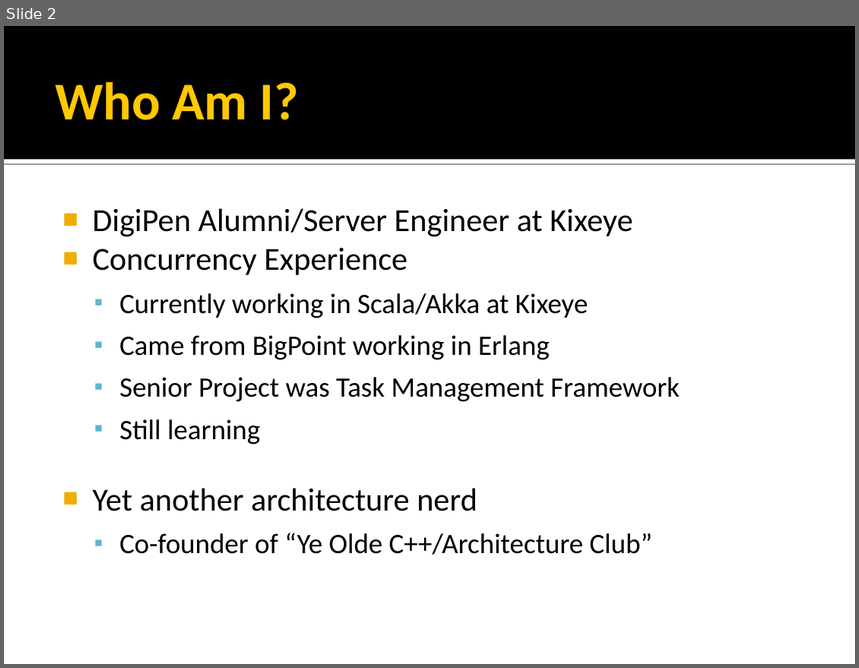
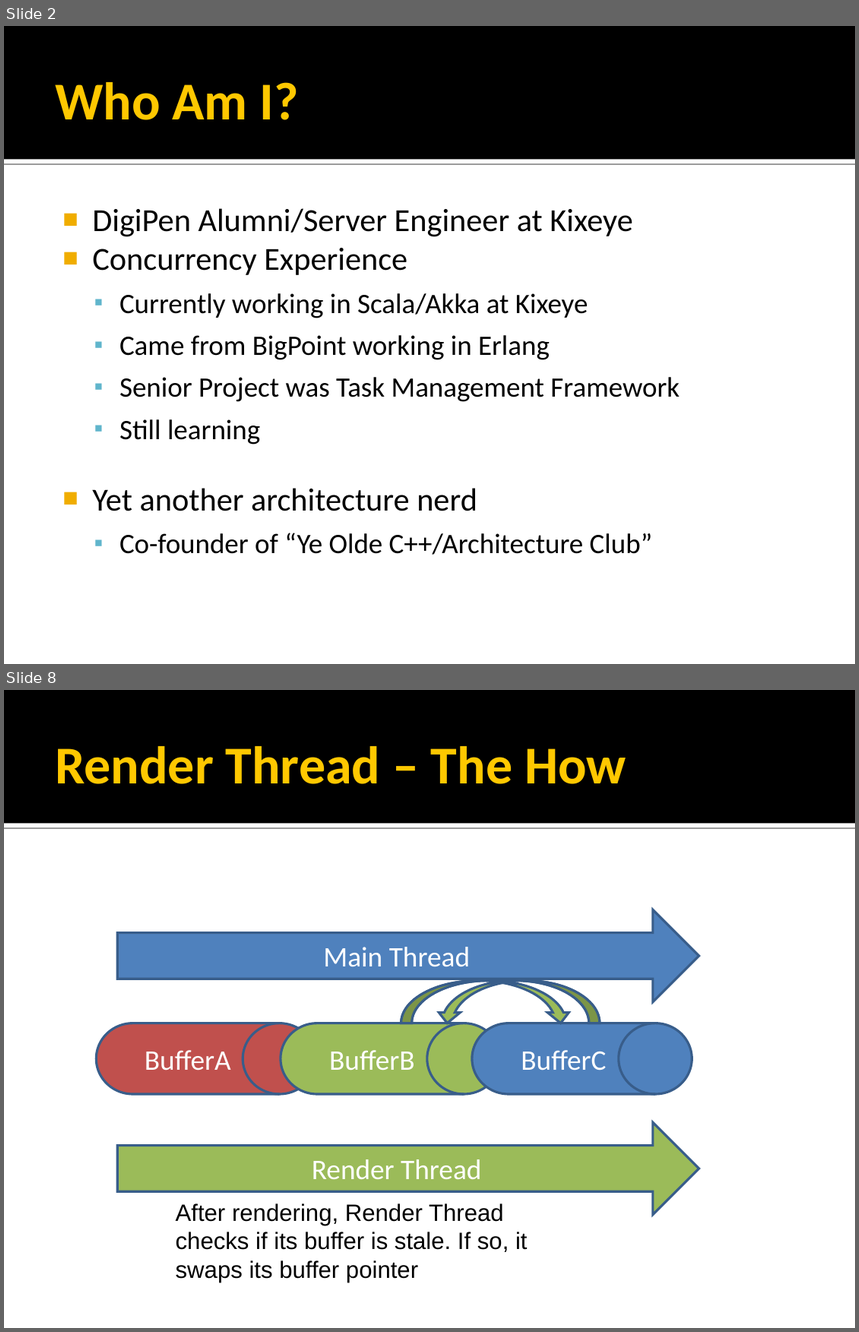
Before and after one commit to rmeisler/example_code, a slide deck: Concurrency Strategies.ppt. Shown one above the other, each under a label of ours: slide 2 before the commit, slides 2 and 8 after it; the slides between them are not shown. The pictures are 859x668 and 859x1332 pixels, drawn with LibreOffice and Linux fonts; fonts in the diff are those of the drawing. Boxes give left, top, right and bottom in pixels: in the first picture for what was removed or moved away, otherwise in the second. Text is boxed around its words. In the diff, an @@ line names an element or a change of style, - is before the commit and + after.

```diff
--- a/Concurrency Strategies.ppt
+++ b/Concurrency Strategies.ppt
@@ slide 8 added at (4,690,855,1328), background #FFFFFF; not listed: 2 template elements that a slide beside it also shows @@
@@ title added at (55,746,626,784), 45 pt, text #FFC800, bold @@
+Render Thread – The How
@@ right arrow added at (117,910,699,1002), fill #4F81BD, outline #385D8A 2.01 pt, 24 pt, text #FFFFFF @@
+Main Thread
@@ freeform shape added at (401,981,572,1024), fill #9BBB59, outline #385D8A 2.01 pt @@
@@ freeform shape added at (436,981,600,1024), fill #9BBB59, outline #385D8A 2.01 pt @@
@@ flow chart magnetic drum added at (96,1024,316,1094), fill #C0504D, outline #385D8A 2.01 pt, 24 pt, text #FFFFFF @@
+BufferA
@@ flow chart magnetic drum added at (281,1024,500,1094), fill #9BBB59, outline #385D8A 2.01 pt, 24 pt, text #FFFFFF @@
+BufferB
@@ flow chart magnetic drum added at (472,1024,692,1094), fill #4F81BD, outline #385D8A 2.01 pt, 24 pt, text #FFFFFF @@
+BufferC
@@ right arrow added at (117,1122,699,1214), fill #9BBB59, outline #385D8A 2.01 pt, 24 pt, text #FFFFFF @@
+Render Thread
@@ text added at (176,1204,528,1283), 20 pt, text #000000 @@
+After rendering, Render Thread checks if its buffer is stale. If so, it swaps its buffer pointer
```
Also in this commit, not shown: 3 slides changed, 41 other slides added, 19 slides removed, 17 other files.
